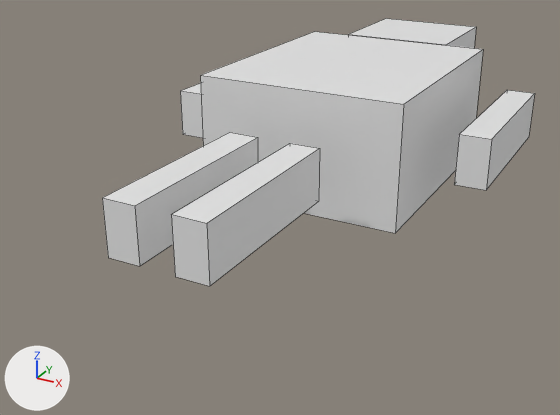
An edit to the FBX model Assets/Models/SimpleGuy.fbx, drawn before and after from the same camera.
One viewpoint serves both versions: a 50 mm camera at (0.261, -0.601, 0.2) aimed at (-0.025, -0.081, -0.06). Arrows for +X, +Y and +Z are at lower left; the lights stay in place. Mesh edges are drawn as thin lines. Where no turn or scale is listed for an object, it has been applied to the vertices.

Names of what the first picture shows: 'simple-worker'.
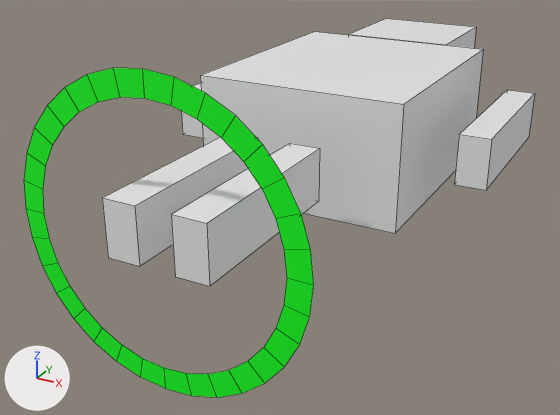
Commit message: Add object to show select unit

Edits to the scene script, one JSON object a line:
```json
{"op": "add", "block": "mat_material", "code": ["mat_material = principled_material('Material')", "mat_material.base_color = (0.000379, 1.0, 0.00862)  # green #01ff17"]}
{"op": "add", "block": "me_cylinder_001", "code": ["me_cylinder_001 = bpy.data.meshes.new('Cylinder.001')", "me_cylinder_001.from_pydata(...)  # 64 vertices, 32 faces; spans x -0.104..0.104, y -0.278, z -0.106..0.102", "me_cylinder_001.materials.append(mat_material)  # green #01ff17"]}
{"op": "add", "block": "ob_selectobject", "code": ["ob_selectobject = bpy.data.objects.new('selectObject', me_cylinder_001)", "ob_selectobject.location = (0.0, 0.0, 0.0)"]}
```

Boxes [x1, y1, x2, y2] around the edits, measured in the pictures (560 x 415 px):
```json
{"object": "selectObject", "change": "added", "after": [24, 68, 314, 397], "on screen": "green"}
```
